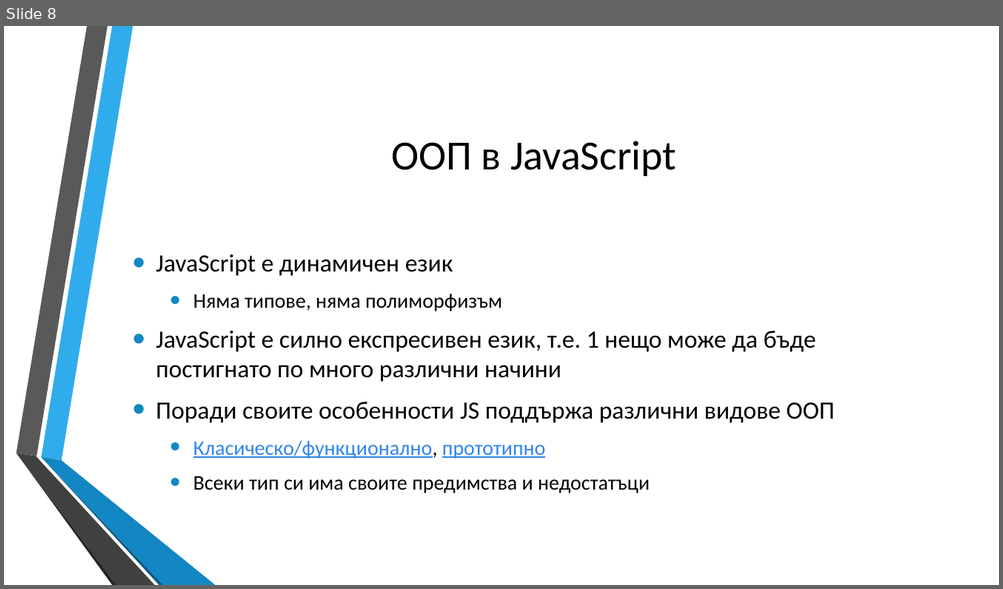
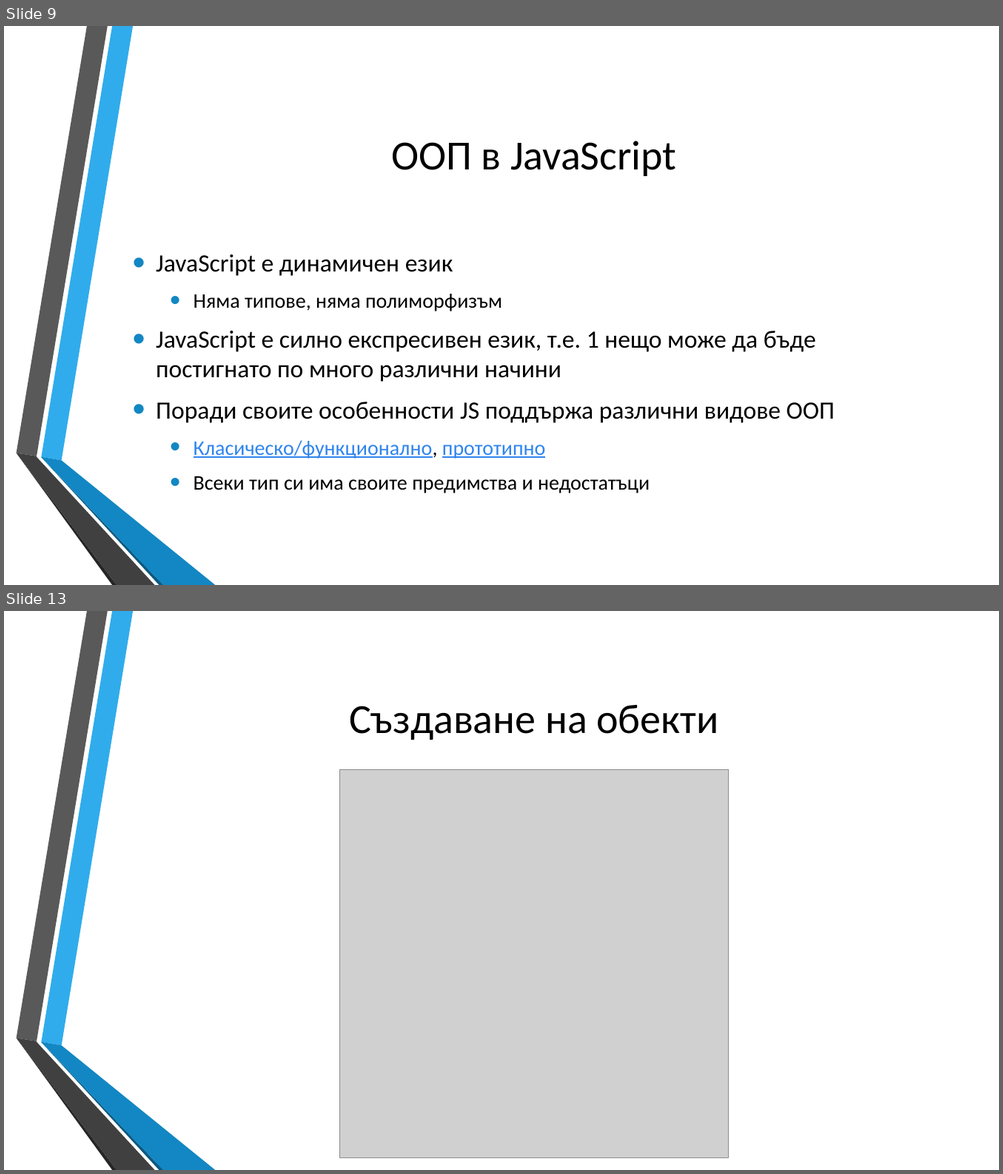
Before and after one commit to dnmitev/IT-Academy, a slide deck: JS Fundamentals/8.OOP/JS-OOP.pptx. Shown one above the other, each under a label of ours: slide 8 before the commit, slides 9 and 13 after it; the slides between them are not shown. The pictures are 1003x589 and 1003x1174 pixels, drawn with LibreOffice and Linux fonts; fonts in the diff are those of the drawing; grey boxes stand for pictures; background and template pictures are left out. Boxes give left, top, right and bottom in pixels: in the first picture for what was removed or moved away, otherwise in the second. Text is boxed around its words. In the diff, an @@ line names an element or a change of style, - is before the commit and + after.

```diff
--- a/JS Fundamentals/8.OOP/JS-OOP.pptx
+++ b/JS Fundamentals/8.OOP/JS-OOP.pptx
@@ slide 13 added at (4, 611, 999, 1170), background picture (left out); not listed: 6 template elements that a slide beside it also shows @@
@@ title added at (349, 705, 718, 741), 40 pt, text #000000 @@
+Създаване на обекти
@@ picture added at (340, 770, 728, 1159) @@
@@ what was slide 8 is now slide 9 @@
```
Also in this commit, not shown: 1 slide changed, 18 other slides added, 2 slides removed, 7 other files.
